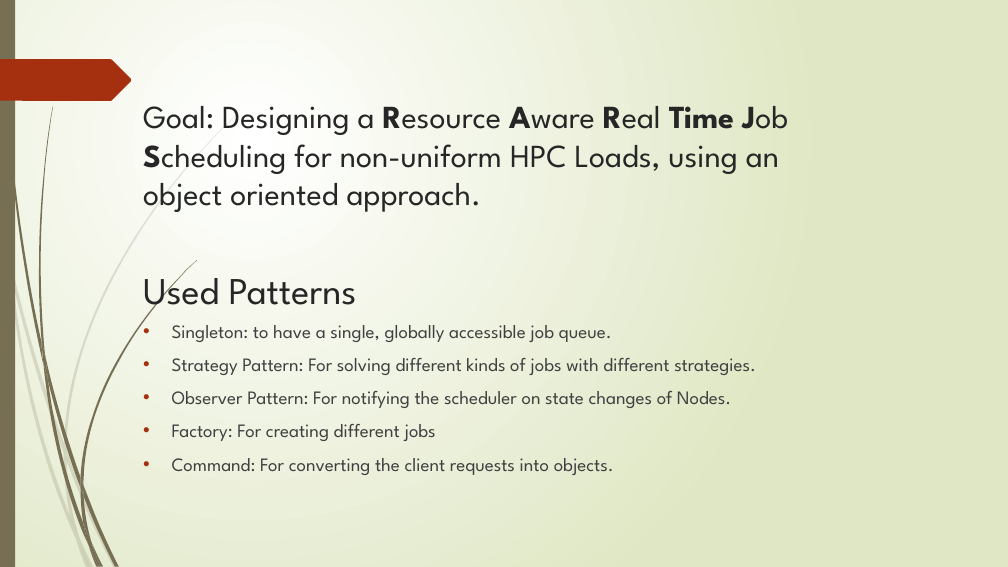
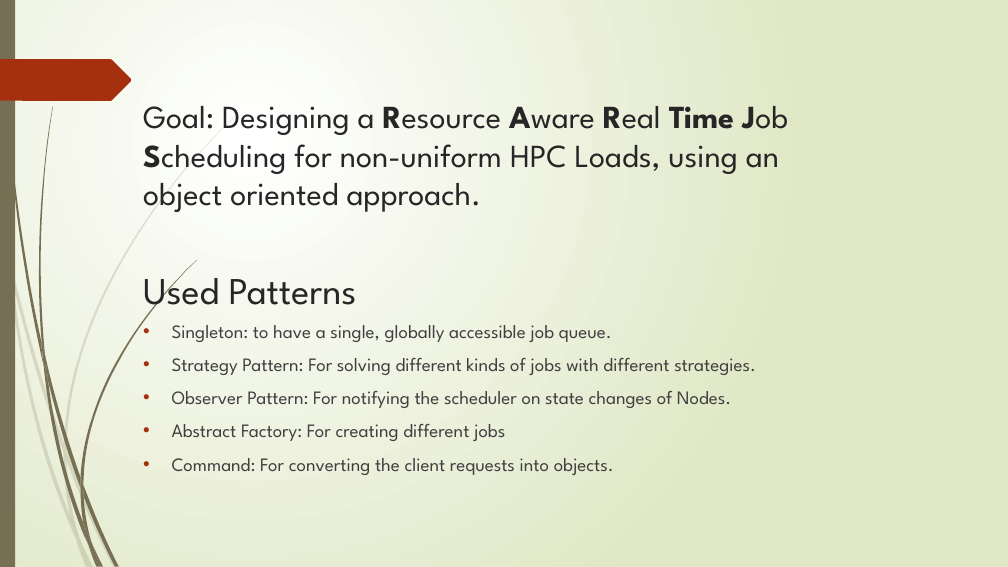
Before and after one commit to nezihsunman/RARTIMEJS, a slide deck: slide 4 of doc/presentation.pptx. Drawn at 1008x567 pixels with LibreOffice and Linux fonts; fonts in the diff are those of the drawing. Boxes give left, top, right and bottom in pixels: in the first picture for what was removed or moved away, otherwise in the second. Text is boxed around its words. In the diff, an @@ line names an element or a change of style, - is before the commit and + after.

```diff
--- a/doc/presentation.pptx
+++ b/doc/presentation.pptx
@@ text at <box>172,424,505,441</box>: text changed @@
-• Factory: For creating different jobs
+• Abstract Factory: For creating different jobs
```
